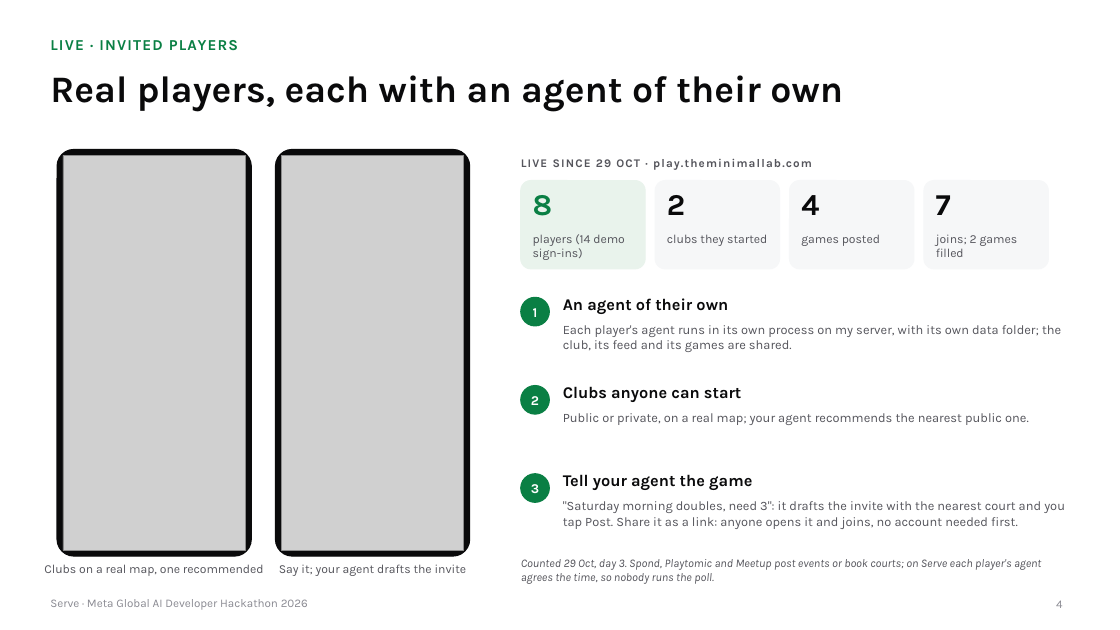
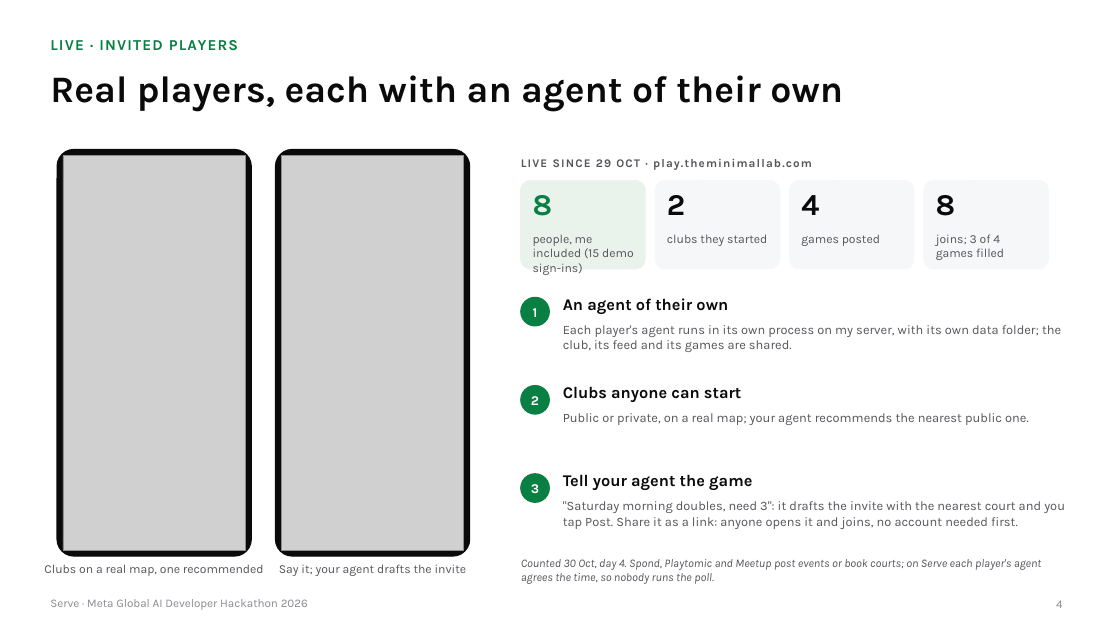
Before and after one commit to gino6178/serve-meta-hackathon, a slide deck: slide 4 of video/deck/Serve_Meta_deck.pptx. Drawn at 1120x630 pixels with LibreOffice and Linux fonts; fonts in the diff are those of the drawing; grey boxes stand for pictures. Boxes give left, top, right and bottom in pixels: in the first picture for what was removed or moved away, otherwise in the second. Text is boxed around its words. In the diff, an @@ line names an element or a change of style, - is before the commit and + after.

```diff
--- a/video/deck/Serve_Meta_deck.pptx
+++ b/video/deck/Serve_Meta_deck.pptx
@@ text at box(936, 195, 956, 216): text changed @@
-7
+8
@@ text at box(533, 235, 634, 275): text changed @@
-players (14 demo sign-ins)
+people, me included (15 demo sign-ins)
@@ text at box(936, 234, 1004, 260): text changed @@
-joins; 2 games filled
+joins; 3 of 4 games filled
@@ text at box(521, 559, 1041, 584): text changed @@
-Counted 29 Oct, day 3. Spond, Playtomic and Meetup post events or book courts; on Serve each player's agent agrees the time, so nobody runs the poll.
+Counted 30 Oct, day 4. Spond, Playtomic and Meetup post events or book courts; on Serve each player's agent agrees the time, so nobody runs the poll.
```
Also in this commit, not shown: 10 other slides changed, 26 other files.
